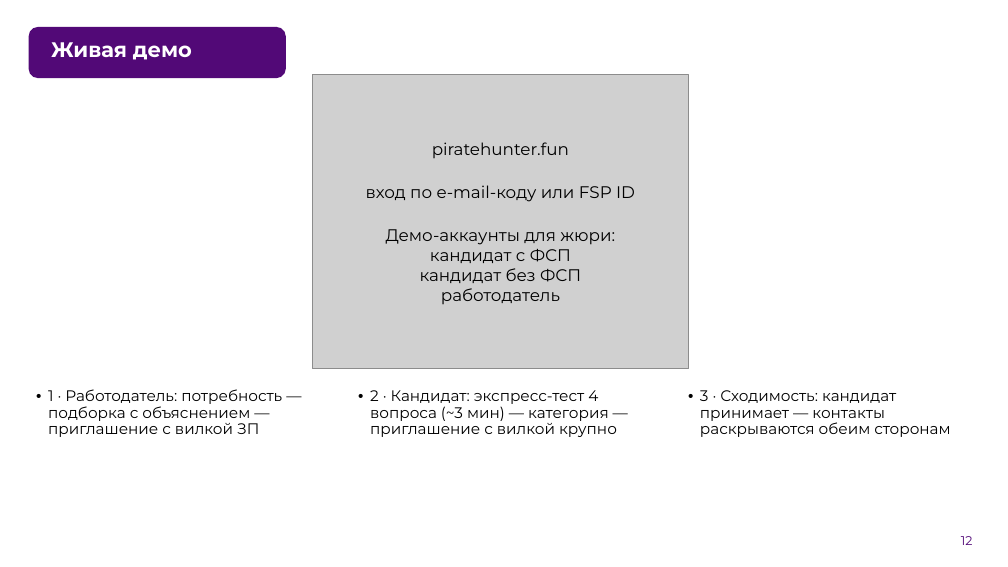
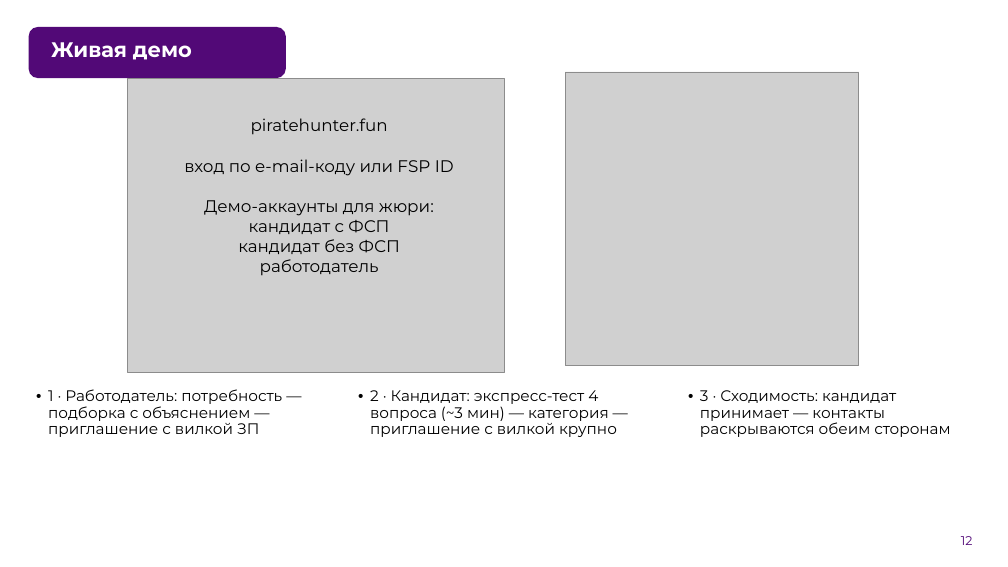
Before and after one commit to PirateThunder/piratehunter, a slide deck: slide 12 of deliverables/pitch/piratehunter-pitch.pptx. Drawn at 1008x567 pixels with LibreOffice and Linux fonts; fonts in the diff are those of the drawing; grey boxes stand for pictures; background and template pictures are left out. Boxes give left, top, right and bottom in pixels: in the first picture for what was removed or moved away, otherwise in the second. Text is boxed around its words. In the diff, an @@ line names an element or a change of style, - is before the commit and + after.

```diff
--- a/deliverables/pitch/piratehunter-pitch.pptx
+++ b/deliverables/pitch/piratehunter-pitch.pptx
@@ picture added at [128, 78, 504, 372] @@
@@ picture removed at [312, 75, 689, 369] @@
@@ picture added at [565, 72, 859, 366] @@
@@ text "piratehunter.fun" rewrapped from [366, 142, 635, 304] to [184, 118, 454, 276] @@
```
Also in this commit, not shown: 14 other slides changed, 4 other files.
